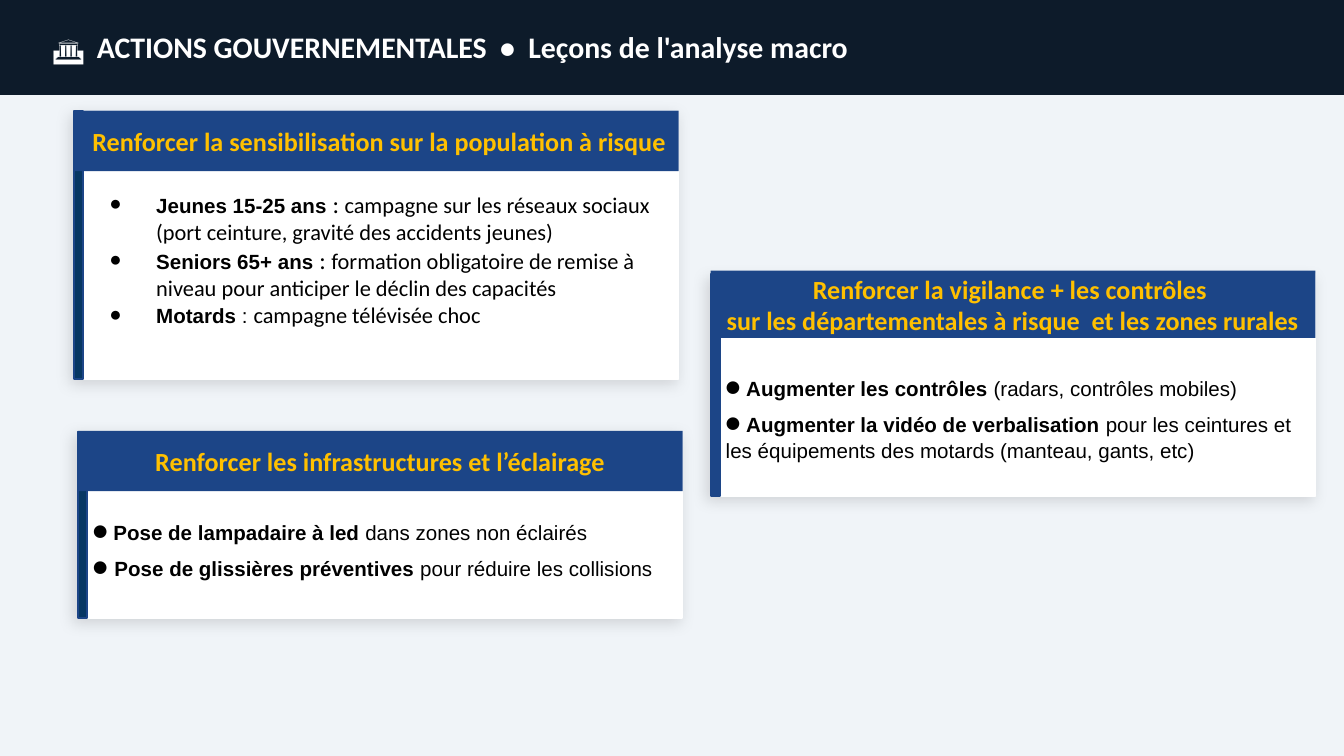
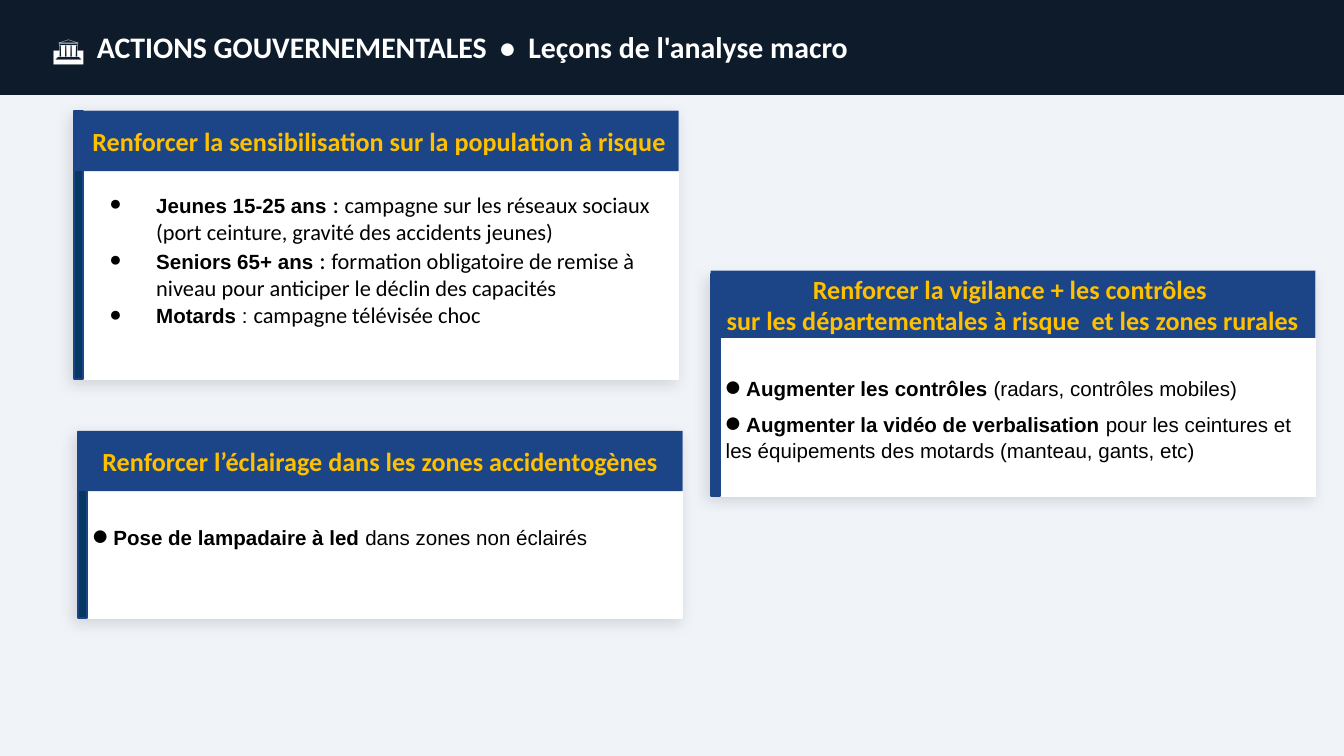
Before and after one commit to PaulMerieux/final_project_jedha_2026, a slide deck: slide 12 of Présentation - Sécurité Routière - Final.pptx (slide 11 before the commit). Drawn at 1344x756 pixels with LibreOffice and Linux fonts; fonts in the diff are those of the drawing. Boxes give left, top, right and bottom in pixels: in the first picture for what was removed or moved away, otherwise in the second. Text is boxed around its words. In the diff, an @@ line names an element or a change of style, - is before the commit and + after.

```diff
--- a/Présentation - Sécurité Routière - Final.pptx
+++ b/Présentation - Sécurité Routière - Final.pptx
@@ text in rectangle at [102, 452, 657, 476]: text changed @@
-Renforcer les infrastructures et l’éclairage
+Renforcer l’éclairage dans les zones accidentogènes
@@ text at [114, 561, 652, 581]: paragraph removed @@
-• Pose de glissières préventives pour réduire les collisions
```
Also in this commit, not shown: 5 other slides changed, 1 slide added, 2 other files.
